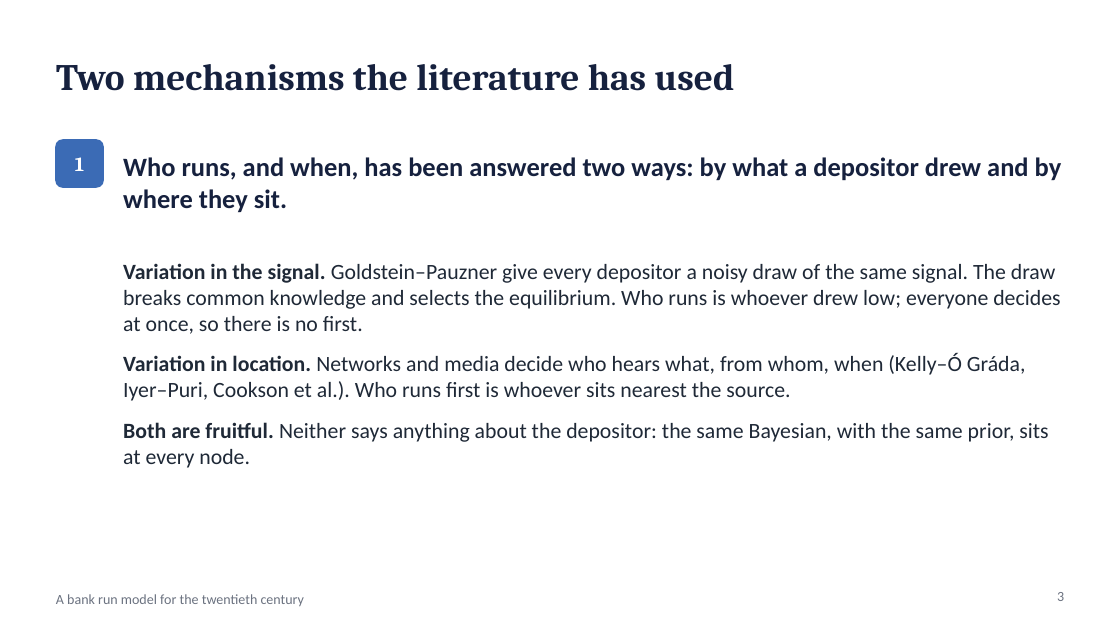
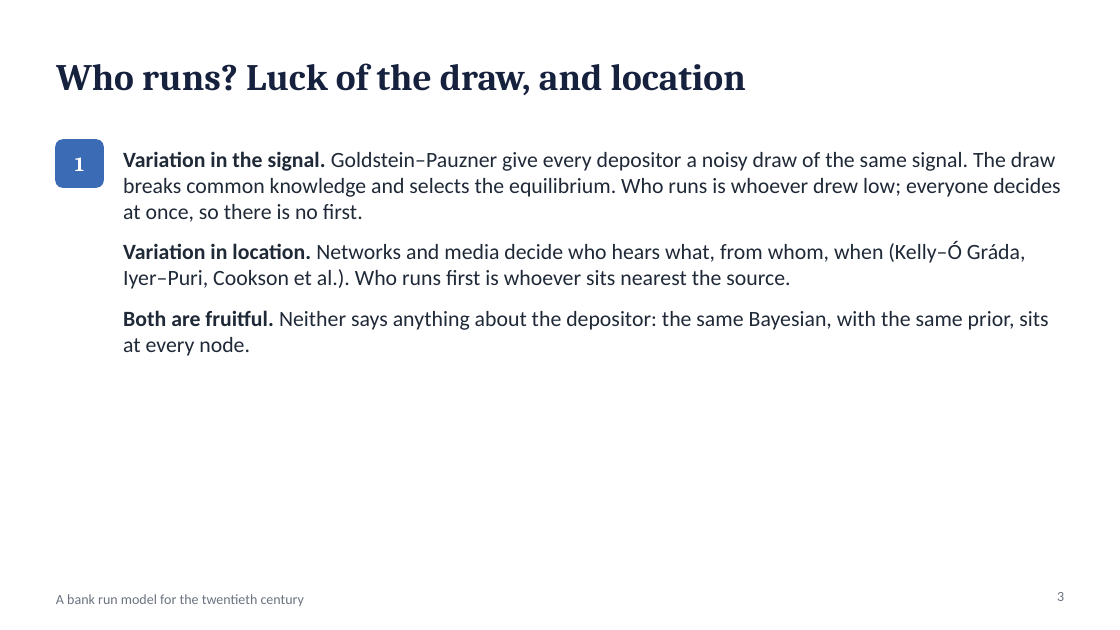
Before and after one commit to wlstover/BankRuns5, a slide deck: slide 3 of docs/deck_2026-10-26_seminar.pptx. Drawn at 1120x630 pixels with LibreOffice and Linux fonts; fonts in the diff are those of the drawing. Boxes give left, top, right and bottom in pixels: in the first picture for what was removed or moved away, otherwise in the second. Text is boxed around its words. In the diff, an @@ line names an element or a change of style, - is before the commit and + after.

```diff
--- a/docs/deck_2026-10-26_seminar.pptx
+++ b/docs/deck_2026-10-26_seminar.pptx
@@ title at <box>56,63,746,95</box>: text changed @@
-Two mechanisms the literature has used
+Who runs? Luck of the draw, and location
@@ text "Variation in the signal. Goldstein–Pauzner ...": place and size @@
-text "Variation in the signal. Goldstein–Pauzner ..." at <box>123,263,1060,468</box>
+text "Variation in the signal. Goldstein–Pauzner ..." at <box>123,151,1060,356</box>
@@ text removed at <box>123,157,1062,213</box> @@
-Who runs, and when, has been answered two ways: by what a depositor drew and by where they sit.
```
Also in this commit, not shown: 2 other files.
